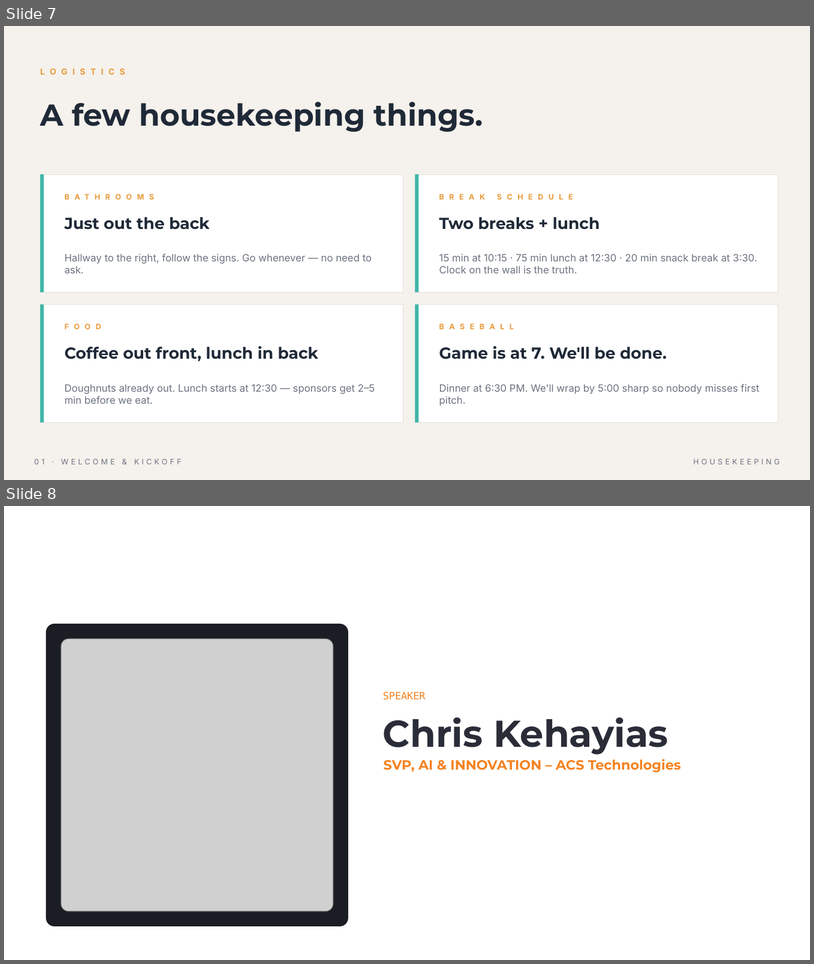
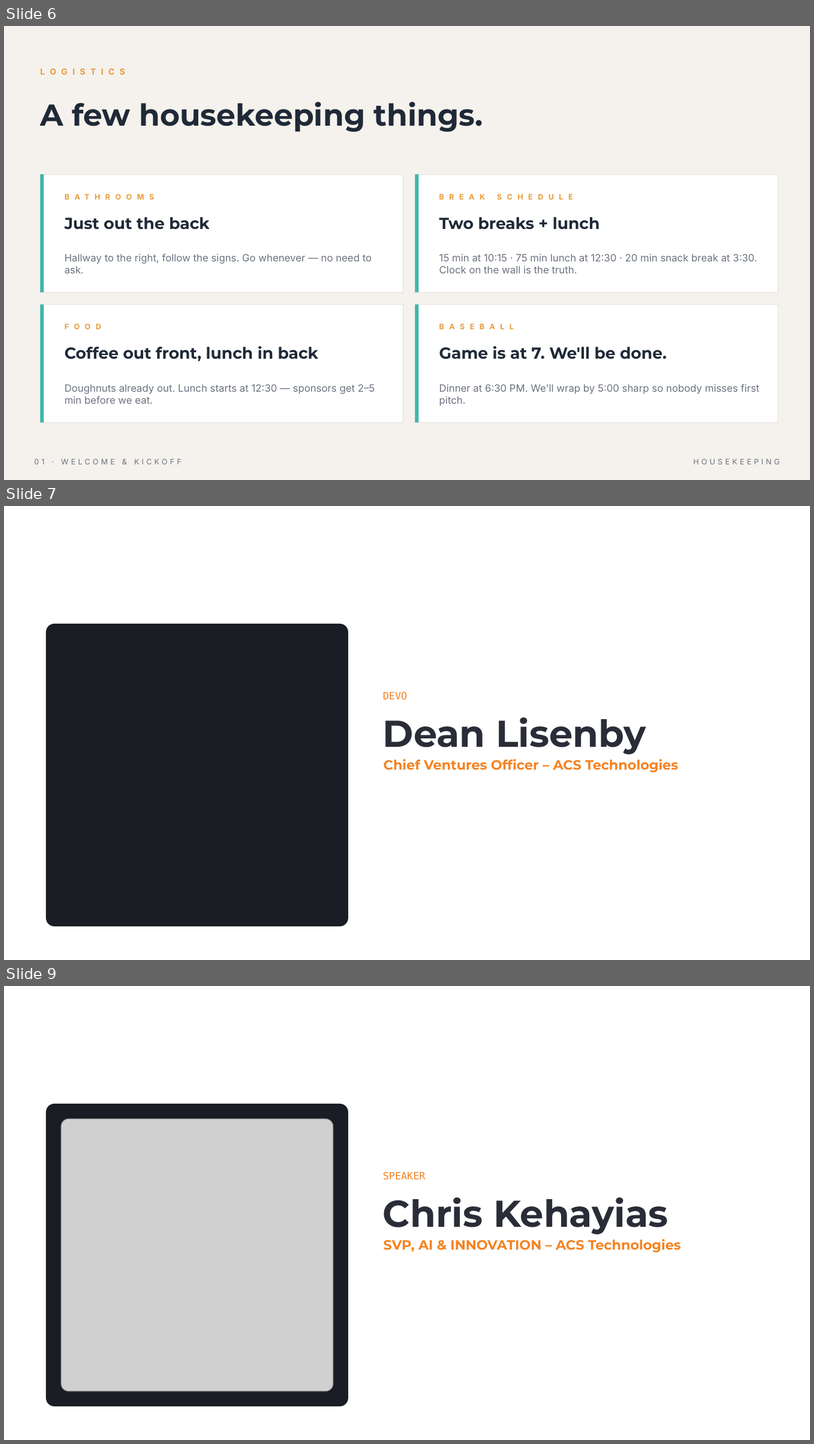
Before and after one commit to chriskehayias/ContextEngineering, a slide deck: schedule/01-welcome-kickoff/01-welcome-kickoff.pptx. Shown one above the other, each under a label of ours: slides 7 and 8 before the commit, slides 6, 7 and 9 after it; the slides between them are not shown. The pictures are 814x964 and 814x1444 pixels, drawn with LibreOffice and Linux fonts; fonts in the diff are those of the drawing; grey boxes stand for pictures. Boxes give left, top, right and bottom in pixels: in the first picture for what was removed or moved away, otherwise in the second. Text is boxed around its words. In the diff, an @@ line names an element or a change of style, - is before the commit and + after.

```diff
--- a/schedule/01-welcome-kickoff/01-welcome-kickoff.pptx
+++ b/schedule/01-welcome-kickoff/01-welcome-kickoff.pptx
@@ slide 7 added at (x1=4, y1=506, x2=810, y2=960), background #FFFFFF @@
@@ rounded rectangle added at (x1=46, y1=624, x2=348, y2=926), fill #1B1D24 @@
@@ text added at (x1=383, y1=691, x2=407, y2=700), 12 pt, text #F58220 @@
+DEVO
@@ text added at (x1=383, y1=717, x2=647, y2=754), 44.4 pt, text #2A2D38, bold @@
+Dean Lisenby
@@ text added at (x1=384, y1=759, x2=678, y2=772), 16 pt, text #F58220, bold @@
+Chief Ventures Officer – ACS Technologies
@@ what was slide 7 is now slide 6 @@
@@ what was slide 8 is now slide 9 @@
```
Also in this commit, not shown: 2 other slides added.
